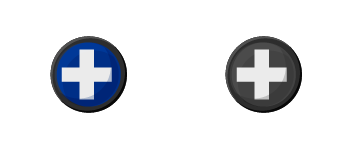
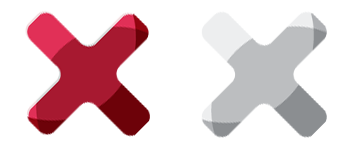
Before/after of a 350px x 150px layered artwork. What changed in the layer stack:
added group "Group 1" with 2 layers above "confirm" over [25, 10, 327, 138]
added layer "Layer 23" in group "Group 1" over [25, 10, 150, 137]
added layer "Layer 22" in group "Group 1" over [201, 11, 327, 138]
hid group "equipment add" (2 layers) over [50, 36, 302, 113]
